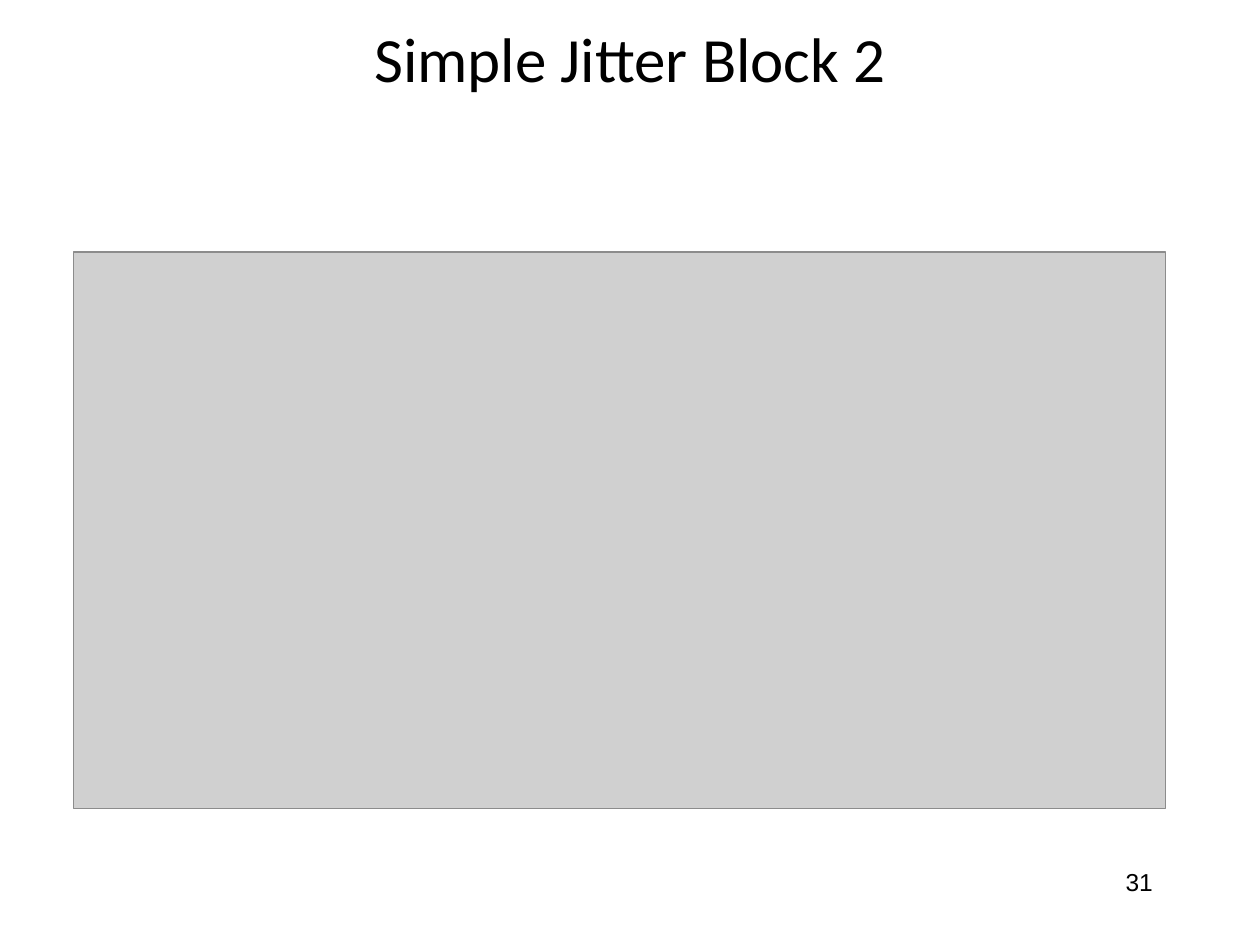
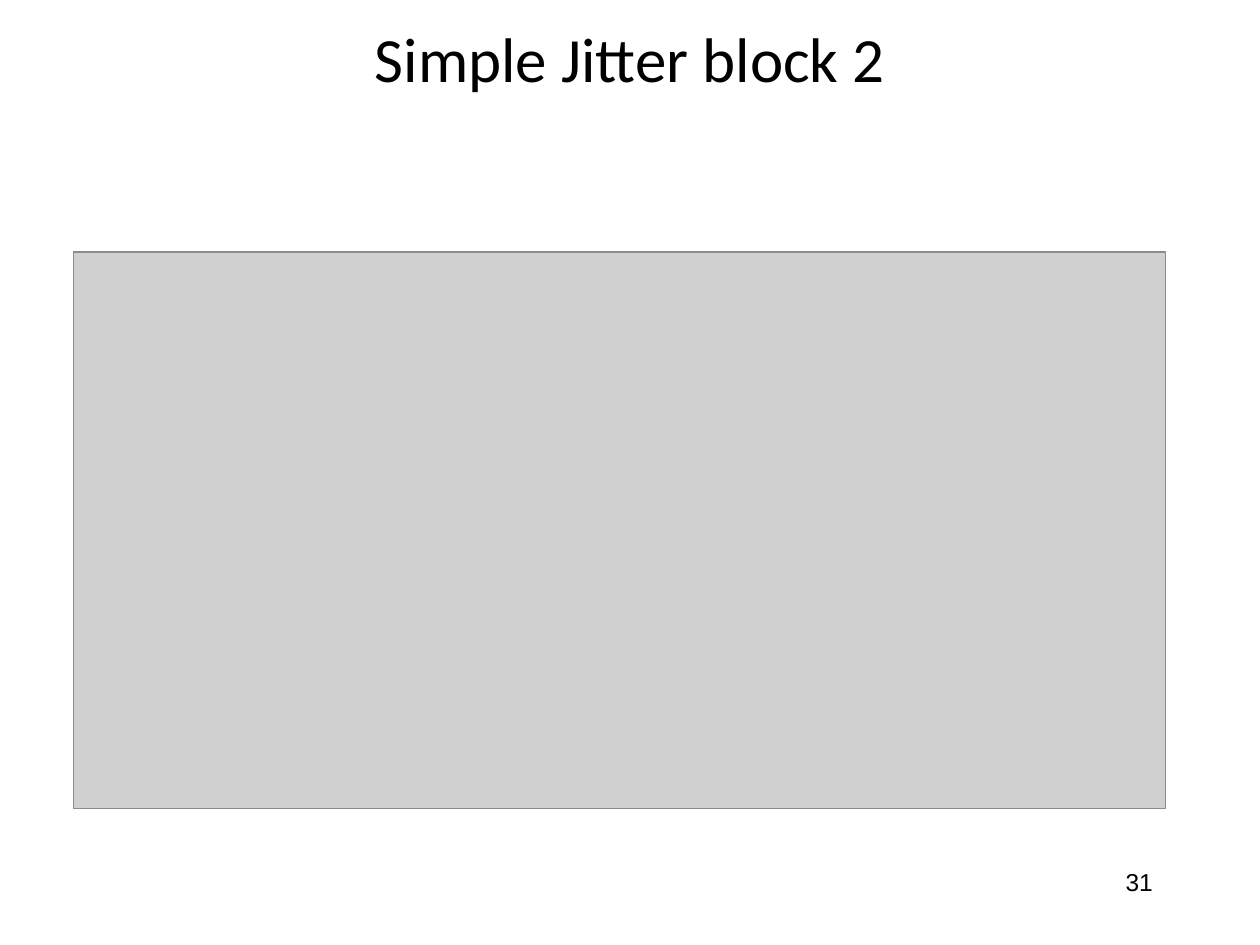
Before and after one commit to jlmucb/class_notes, a slide deck: slide 31 of BerkeleyClass/CS290Spring2013/Lectures/entropy_talk.pptx. Drawn at 1260x945 pixels with LibreOffice and Linux fonts; fonts in the diff are those of the drawing; grey boxes stand for pictures. Boxes give left, top, right and bottom in pixels: in the first picture for what was removed or moved away, otherwise in the second. Text is boxed around its words. In the diff, an @@ line names an element or a change of style, - is before the commit and + after.

```diff
--- a/BerkeleyClass/CS290Spring2013/Lectures/entropy_talk.pptx
+++ b/BerkeleyClass/CS290Spring2013/Lectures/entropy_talk.pptx
@@ title at box(375, 38, 885, 92): text changed @@
-Simple Jitter Block 2
+Simple Jitter block 2
```
Also in this commit, not shown: 23 other slides changed, 1 other file.
